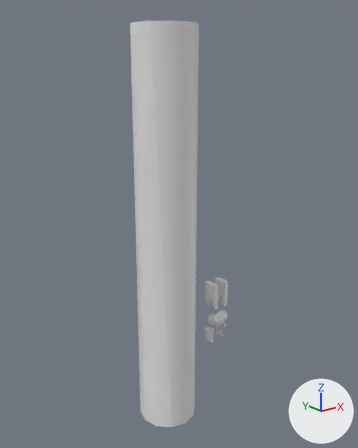
Before and after pictures for a commit that changed the OBJ model WF_BlenderExport/AT4/mesh_4.obj.
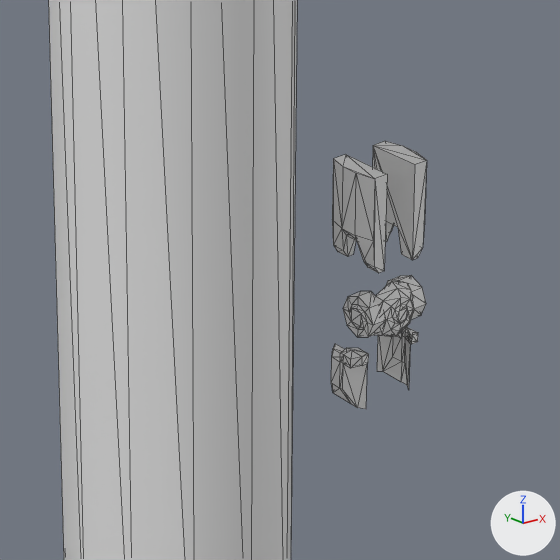
Old and new are each drawn whole from a 50 mm lens placed at (-45.9, -46.2, 28.4), pointed at (3.2, 15.1, 3.8) and again close up on the part from 35% to 73% of the width and 54% to 85% of the height. The axes (+X, +Y, +Z) are drawn at lower right. The lights are the same throughout. The older version's two pictures come first. The close-ups show mesh edges as thin lines. Where no turn or scale is listed for an object, it has been applied to the vertices.
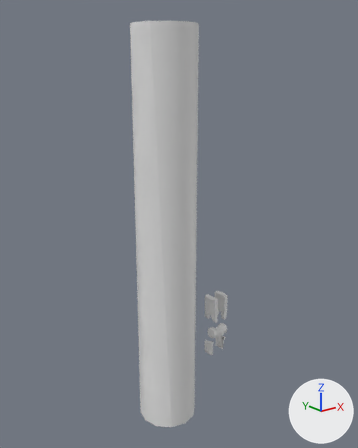
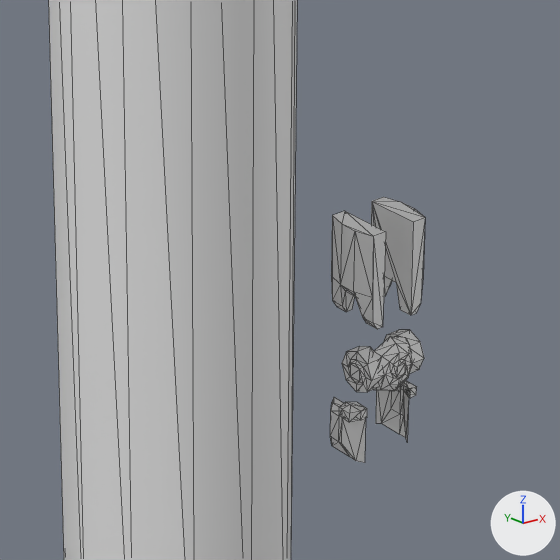
Patch to the scene script:
```diff
--- a/WF_BlenderExport/AT4/mesh_4.obj.py
+++ b/WF_BlenderExport/AT4/mesh_4.obj.py
@@ me_cylinder_009 @@
 me_cylinder_009.from_pydata(...)  # 238 vertices, 414 faces; spans x -4.9..11.1, y 9.5..19.4, z -30.5..34.5
 # used by ob_cylinder_009; location = (0.0, 0.0, 0.0)
+# me_cylinder_009 part 1: the loose piece of 40 vertices spanning x 8.0..10.6, y 10.5..11.3, z -15.3..-12.6 is moved by (0.0, 0.0, -2.7)
+# me_cylinder_009 part 2: the loose piece of 32 vertices spanning x 7.6..8.5, y 10.7..12.7, z -14.9..-13.0 is moved by (0.0, 0.0, -2.7)
+# me_cylinder_009 part 3: the loose piece of 32 vertices spanning x 10.1..11.0, y 10.7..12.7, z -14.9..-13.0 is moved by (0.0, 0.0, -2.7)
+# me_cylinder_009 part 4: the loose piece of 29 vertices spanning x 7.4..8.0, y 11.3..13.4, z -18.4..-15.7 is moved by (0.0, 0.0, -2.7)
+# me_cylinder_009 part 5: the loose piece of 29 vertices spanning x 10.6..11.1, y 11.3..13.4, z -18.4..-15.7 is moved by (0.0, 0.0, -2.7)
+# me_cylinder_009 part 6: the loose piece of 26 vertices spanning x 7.6..8.5, y 10.9..13.5, z -11.7..-7.2 is moved by (0.0, 0.0, -2.7)
+# me_cylinder_009 part 7: the loose piece of 26 vertices spanning x 10.1..11.0, y 10.9..13.5, z -11.7..-7.2 is moved by (0.0, 0.0, -2.7)
```

Where the change shows, as pixel boxes [x1, y1, x2, y2] in the close-ups (560 x 560 px; the box of a moved part takes in the faces that stretch with it):
'Cylinder.009', reshaped: before [49, 0, 427, 560]; after [49, 0, 425, 560]
part 1 of me_cylinder_009, moved or reshaped: before [374, 281, 414, 337]; after [373, 336, 412, 391]
part 2 of me_cylinder_009, moved or reshaped: before [343, 291, 386, 337]; after [342, 346, 384, 392]
part 3 of me_cylinder_009, moved or reshaped: before [385, 275, 426, 319]; after [384, 330, 424, 373]
part 4 of me_cylinder_009, moved or reshaped: before [331, 344, 369, 409]; after [330, 397, 367, 463]
part 5 of me_cylinder_009, moved or reshaped: before [377, 327, 418, 389]; after [376, 380, 416, 440]
part 6 of me_cylinder_009, moved or reshaped: before [332, 154, 387, 273]; after [331, 211, 386, 329]
part 7 of me_cylinder_009, moved or reshaped: before [373, 141, 427, 260]; after [371, 197, 425, 315]
